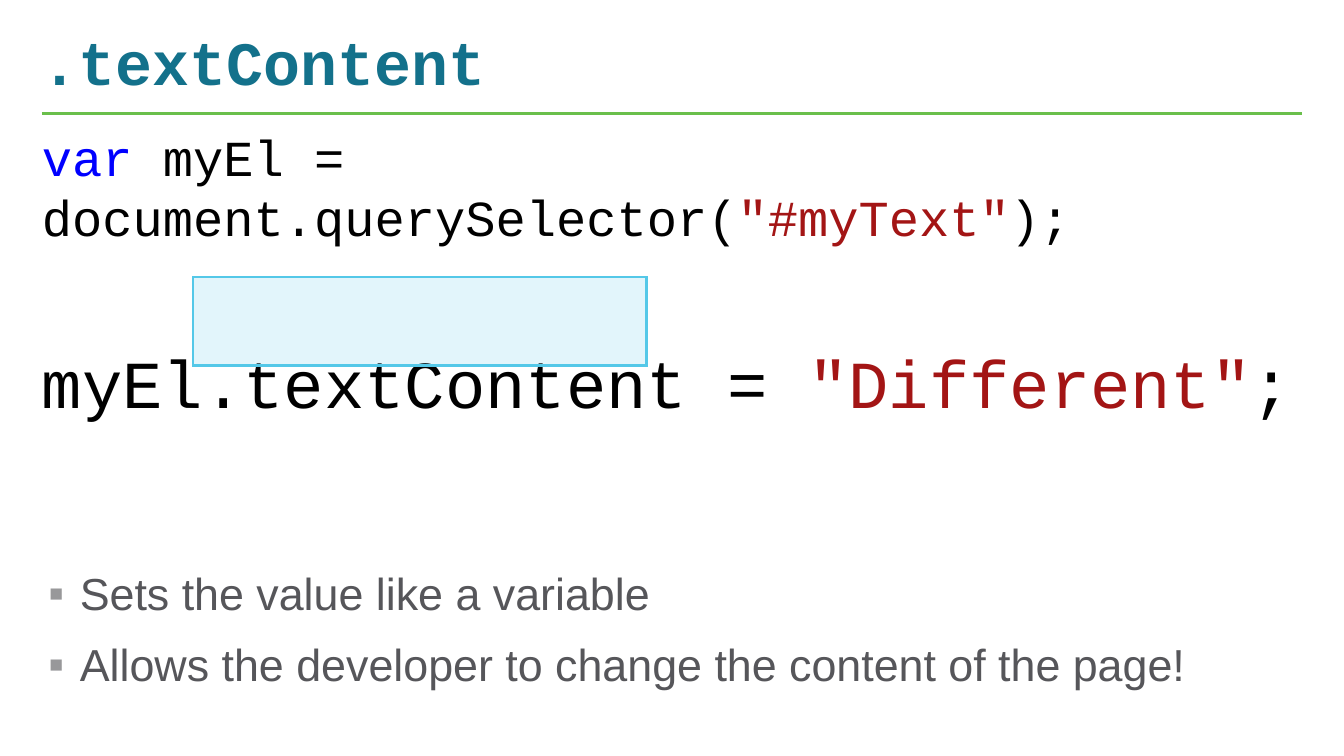
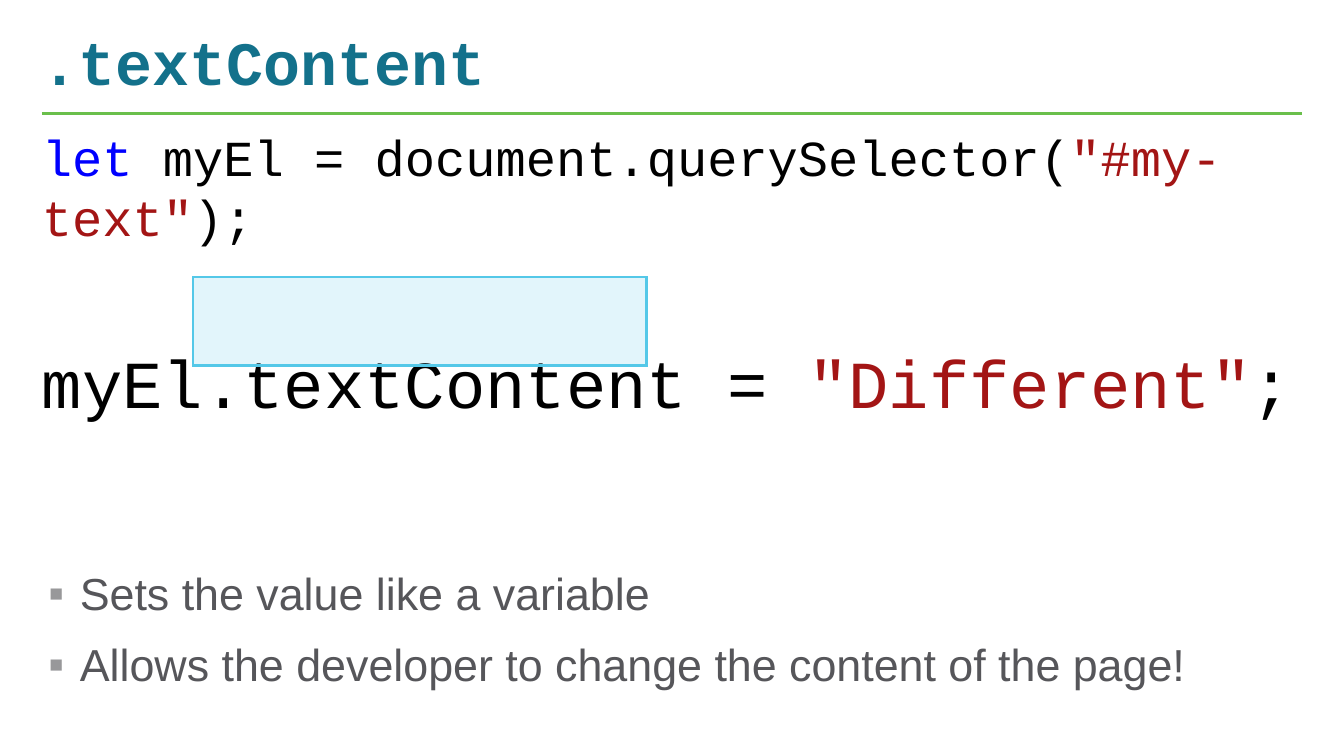
Before and after one commit to hytechclub/web-102, a slide deck: slide 3 of Week07/DomManipulationContinued.pptx. Drawn at 1344x756 pixels with LibreOffice and Linux fonts; fonts in the diff are those of the drawing. Boxes give left, top, right and bottom in pixels: in the first picture for what was removed or moved away, otherwise in the second. Text is boxed around its words. In the diff, an @@ line names an element or a change of style, - is before the commit and + after.

```diff
--- a/Week07/DomManipulationContinued.pptx
+++ b/Week07/DomManipulationContinued.pptx
@@ text at (x1=42, y1=139, x2=1222, y2=247): text changed @@
-var myEl = document.querySelector("#myText");
+let myEl = document.querySelector("#my-text");
```
Also in this commit, not shown: 5 other slides changed, 1 slide added.
